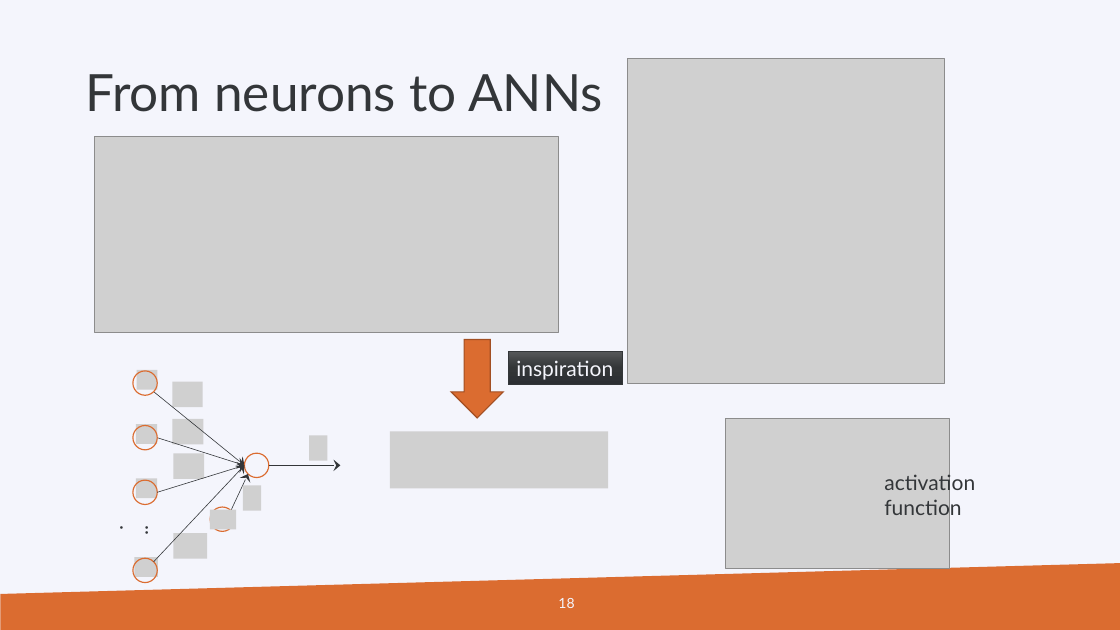
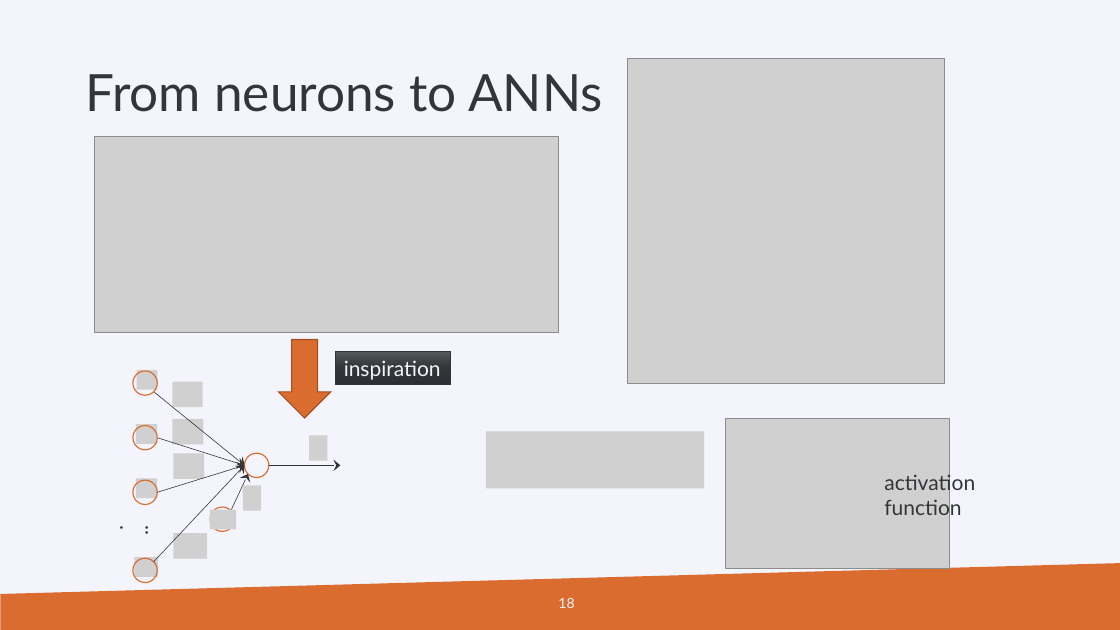
Before and after one commit to gjbex/PRACE_ML, a slide deck: slide 18 of prace_days_ml_2019.pptx. Drawn at 1120x630 pixels with LibreOffice and Linux fonts; fonts in the diff are those of the drawing; grey boxes stand for pictures; background and template pictures are left out. Boxes give left, top, right and bottom in pixels: in the first picture for what was removed or moved away, otherwise in the second. Text is boxed around its words. In the diff, an @@ line names an element or a change of style, - is before the commit and + after.

```diff
--- a/prace_days_ml_2019.pptx
+++ b/prace_days_ml_2019.pptx
@@ down arrow moved from (x1=451, y1=339, x2=503, y2=418) to (x1=279, y1=339, x2=331, y2=418) @@
@@ rectangle "inspiration" moved from (x1=508, y1=351, x2=623, y2=385) to (x1=335, y1=351, x2=450, y2=385) @@
@@ picture moved from (x1=390, y1=431, x2=608, y2=488) to (x1=486, y1=431, x2=704, y2=488) @@
```
Also in this commit, not shown: 2 other slides changed, 2 slides added.
